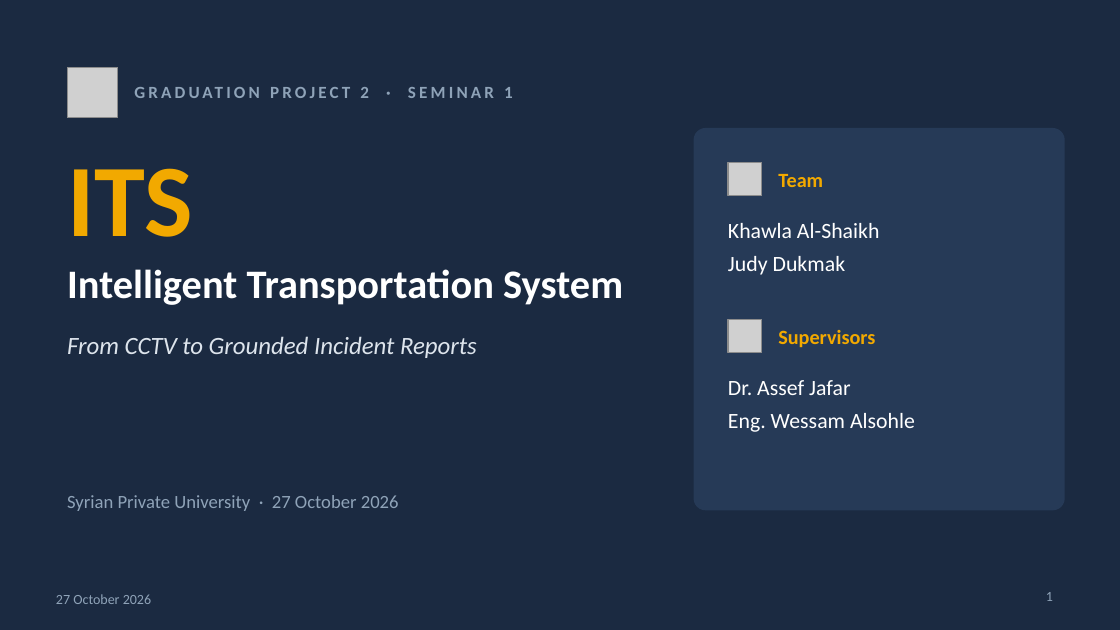
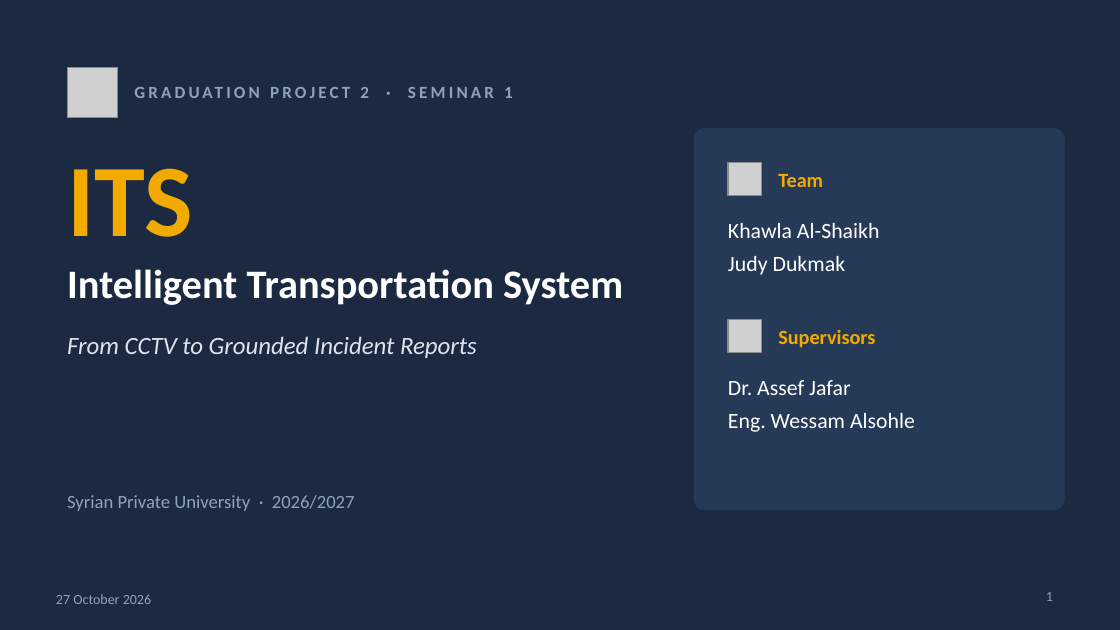
Before and after one commit to JudyDukmak/cctv-accident-ITS-system, a slide deck: slide 1 of Presentations/ITS_Seminar1_Presentation.pptx. Drawn at 1120x630 pixels with LibreOffice and Linux fonts; fonts in the diff are those of the drawing; grey boxes stand for pictures. Boxes give left, top, right and bottom in pixels: in the first picture for what was removed or moved away, otherwise in the second. Text is boxed around its words. In the diff, an @@ line names an element or a change of style, - is before the commit and + after.

```diff
--- a/Presentations/ITS_Seminar1_Presentation.pptx
+++ b/Presentations/ITS_Seminar1_Presentation.pptx
@@ text at box(67, 495, 355, 511): text changed @@
-Syrian Private University · 27 October 2026
+Syrian Private University · 2026/2027
```
Also in this commit, not shown: 10 other slides changed.
